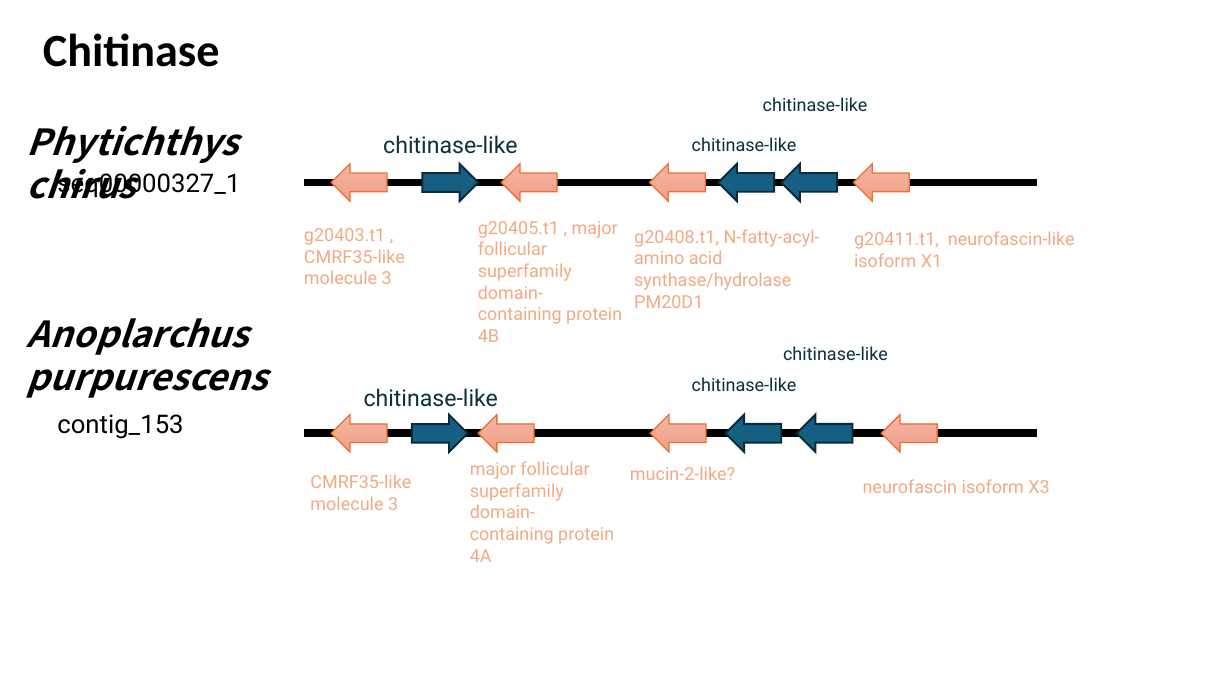
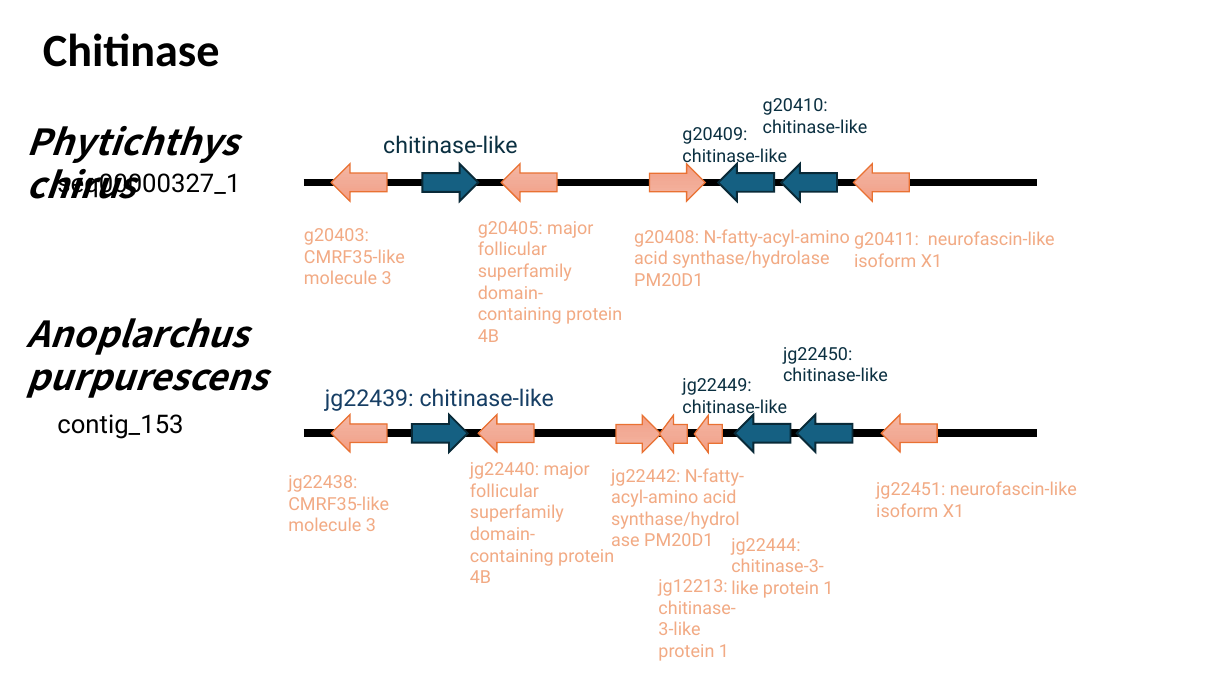
Before and after one commit to jyw-atgithub/fish-genome, a slide deck: slide 1 of synteny.pptx. Drawn at 1232x693 pixels with LibreOffice and Linux fonts; fonts in the diff are those of the drawing. Boxes give left, top, right and bottom in pixels: in the first picture for what was removed or moved away, otherwise in the second. Text is boxed around its words. In the diff, an @@ line names an element or a change of style, - is before the commit and + after.

Commit message:
chitinase

```diff
--- a/synteny.pptx
+++ b/synteny.pptx
@@ text at [682, 119, 868, 144]: text changed @@
-chitinase-like
+g20409: chitinase-like
@@ text at [682, 98, 828, 167]: text changed @@
-chitinase-like
+g20410: chitinase-like
@@ left arrow at [650, 164, 705, 201]: rotation 0 to 180 degrees @@
@@ text at [304, 228, 405, 284]: text changed @@
-g20403.t1 , CMRF35-like molecule 3
+g20403: CMRF35-like molecule 3
@@ text at [478, 221, 622, 342]: text changed @@
-g20405.t1 , major follicular superfamily domain-containing protein 4B
+g20405: major follicular superfamily domain-containing protein 4B
@@ text at [634, 229, 850, 286]: text changed @@
-g20408.t1, N-fatty-acyl-amino acid synthase/hydrolase PM20D1
+g20408: N-fatty-acyl-amino acid synthase/hydrolase PM20D1
@@ text at [854, 231, 1055, 267]: text changed @@
-g20411.t1, neurofascin-like isoform X1
+g20411: neurofascin-like isoform X1
@@ text at [783, 347, 888, 381]: text changed @@
-chitinase-like
+jg22450: chitinase-like
@@ text at [325, 388, 554, 411]: text changed; text colour #0B3041 to #163E64 @@
-chitinase-like
+jg22439: chitinase-like
@@ text at [682, 378, 787, 419]: text changed @@
-chitinase-like
+jg22449: chitinase-like
@@ left arrow at [616, 415, 662, 452]: rotation 0 to 180 degrees @@
@@ left arrow added at [660, 415, 688, 452], fill gradient #F5B8A5 to #F2AB96 to #F59E82, outline #E97132 1 pt @@
@@ left arrow added at [694, 415, 722, 452], fill gradient #F5B8A5 to #F2AB96 to #F59E82, outline #E97132 1 pt @@
@@ left arrow: place and size @@
-left arrow at [726, 415, 781, 452]
+left arrow at [735, 415, 790, 452]
@@ text at [288, 475, 389, 531]: text changed @@
-CMRF35-like molecule 3
+jg22438: CMRF35-like molecule 3
@@ text at [470, 462, 614, 583]: text changed @@
-major follicular superfamily domain-containing protein 4A
+jg22440: major follicular superfamily domain-containing protein 4B
@@ text at [611, 468, 744, 546]: text changed @@
-mucin-2-like?
+jg22442: N-fatty-acyl-amino acid synthase/hydrolase PM20D1
@@ text at [876, 481, 1077, 517]: text changed @@
-neurofascin isoform X3
+jg22451: neurofascin-like isoform X1
@@ text added at [731, 538, 833, 598], 14 pt, text #F2AA84 @@
+jg22444: chitinase-3-like protein 1
@@ text added at [658, 579, 735, 661], 14 pt, text #F2AA84 @@
+jg12213: chitinase-3-like protein 1
```
Also in this commit, not shown: 3 other slides changed, 1 slide added, 5 other files.
